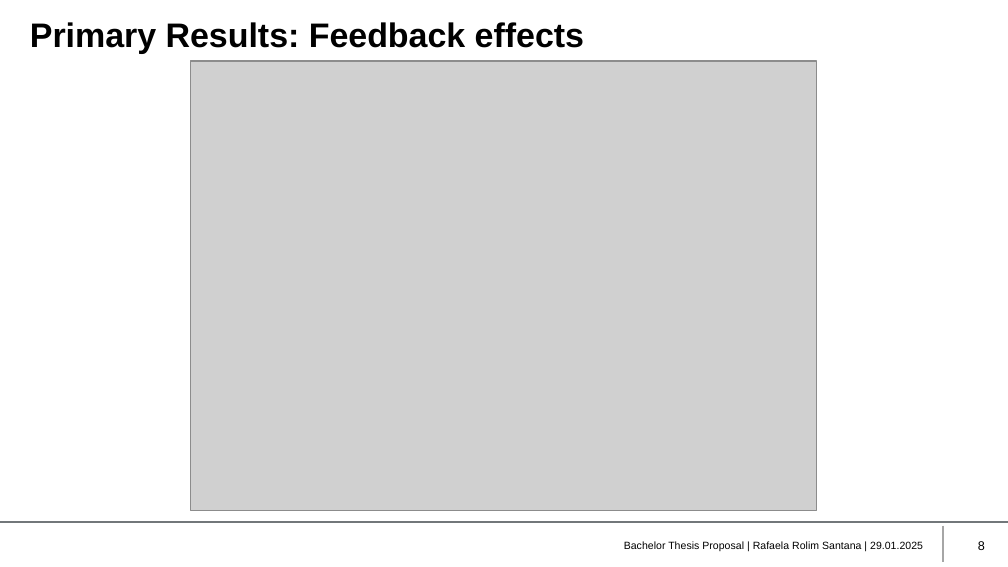
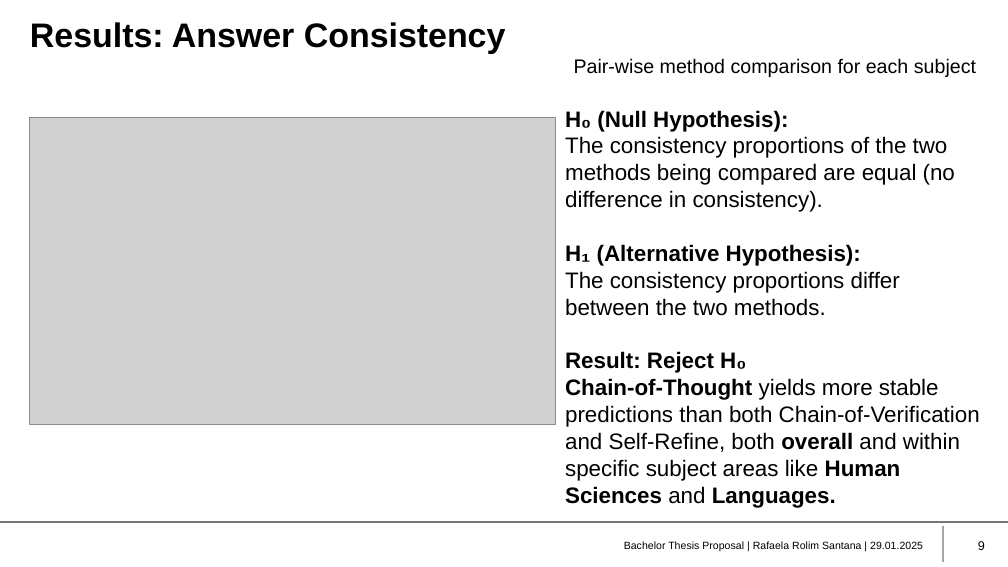
Before and after one commit to rafaelasantana/bachelor-thesis, a slide deck: slide 9 of QualityGates/QualityGate2_RafaelaRolimSantana/QG2-presentation.pptx (slide 8 before the commit). Drawn at 1008x567 pixels with LibreOffice and Linux fonts; fonts in the diff are those of the drawing; grey boxes stand for pictures; background and template pictures are left out. Boxes give left, top, right and bottom in pixels: in the first picture for what was removed or moved away, otherwise in the second. Text is boxed around its words. In the diff, an @@ line names an element or a change of style, - is before the commit and + after.

```diff
--- a/QualityGates/QualityGate2_RafaelaRolimSantana/QG2-presentation.pptx
+++ b/QualityGates/QualityGate2_RafaelaRolimSantana/QG2-presentation.pptx
@@ title at box(30, 22, 506, 53): text changed @@
-Primary Results: Feedback effects
+Results: Answer Consistency
@@ text added at box(565, 58, 980, 508), 16 pt, text #000000 @@
+Pair-wise method comparison for each subject
+H₀ (Null Hypothesis):
+The consistency proportions of the two methods being compared are equal (no difference in consistency).
+H₁ (Alternative Hypothesis):
+The consistency proportions differ between the two methods.
+Result: Reject H₀
+Chain-of-Thought yields more stable predictions than both Chain-of-Verification and Self-Refine, both overall and within specific subject areas like Human Sciences and Languages.
@@ picture: place and size @@
-picture at box(191, 61, 816, 511)
+picture at box(29, 117, 555, 424)
```
Also in this commit, not shown: 8 other slides changed, 2 slides removed, 28 other files.
